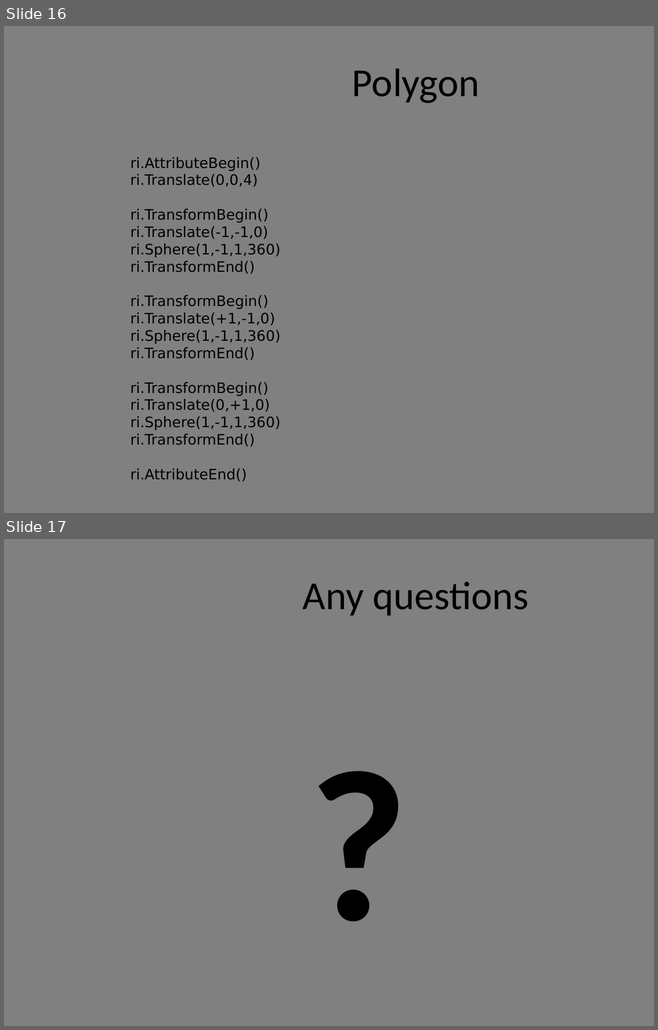
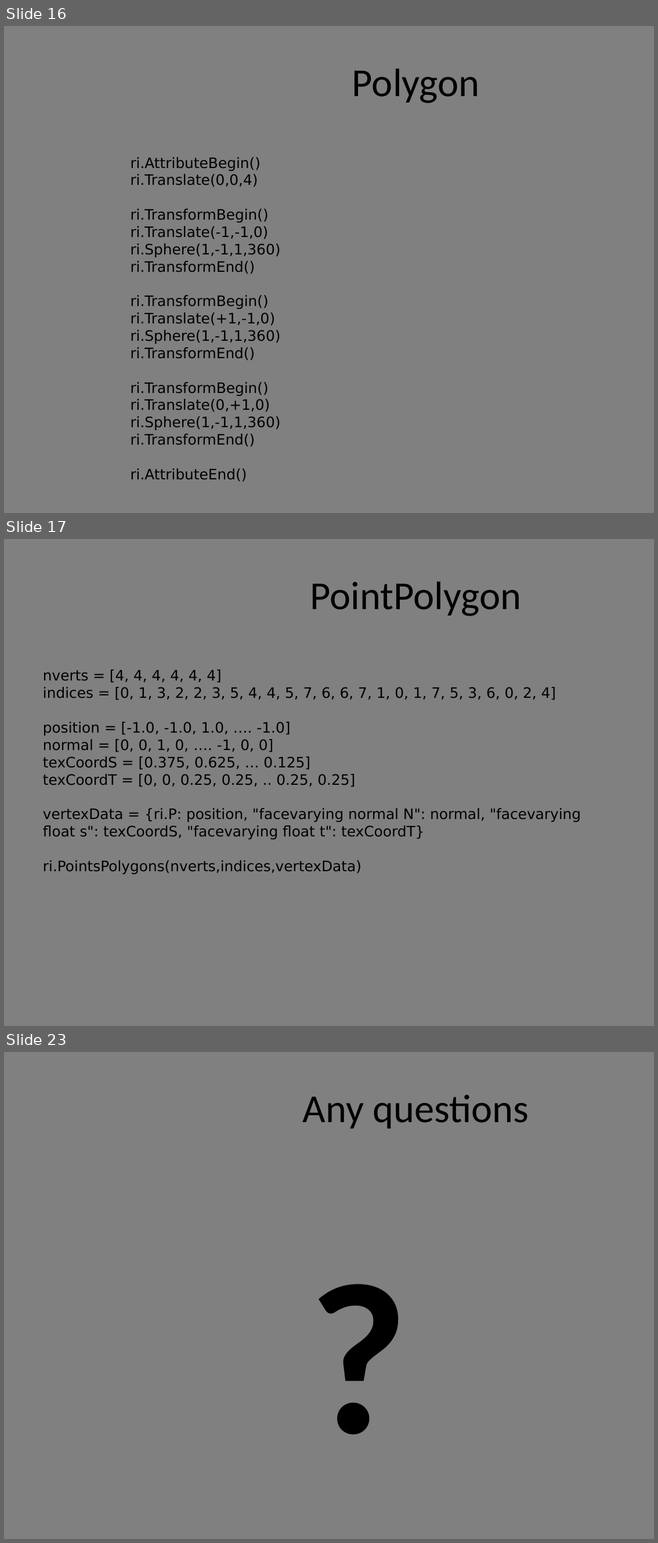
Before and after one commit to griffin2000/PRManForPythonCourse, a slide deck: PyRM.pptx. Shown one above the other, each under a label of ours: slides 16 and 17 before the commit, slides 16, 17 and 23 after it; the slides between them are not shown. The pictures are 658x1030 and 658x1543 pixels, drawn with LibreOffice and Linux fonts; fonts in the diff are those of the drawing; background and template pictures are left out. Boxes give left, top, right and bottom in pixels: in the first picture for what was removed or moved away, otherwise in the second. Text is boxed around its words. In the diff, an @@ line names an element or a change of style, - is before the commit and + after.

Commit message:
Latest slides and code

```diff
--- a/PyRM.pptx
+++ b/PyRM.pptx
@@ slide 17 added at bbox=[4, 539, 654, 1026], background #808080 @@
@@ title added at bbox=[310, 581, 521, 616], 44 pt, text #000000 @@
+PointPolygon
@@ text added at bbox=[43, 669, 581, 874], 16 pt, text #000000 @@
+nverts = [4, 4, 4, 4, 4, 4]
+indices = [0, 1, 3, 2, 2, 3, 5, 4, 4, 5, 7, 6, 6, 7, 1, 0, 1, 7, 5, 3, 6, 0, 2, 4]
+position = [-1.0, -1.0, 1.0, …. -1.0]
+normal = [0, 0, 1, 0, …. -1, 0, 0]
+texCoordS = [0.375, 0.625, … 0.125]
+texCoordT = [0, 0, 0.25, 0.25, .. 0.25, 0.25]
+vertexData = {ri.P: position, "facevarying normal N": normal, "facevarying float s": texCoordS, "facevarying float t": texCoordT}
+ri.PointsPolygons(nverts,indices,vertexData)
@@ what was slide 17 is now slide 23 @@
```
Also in this commit, not shown: 5 other slides added, 3 other files.
